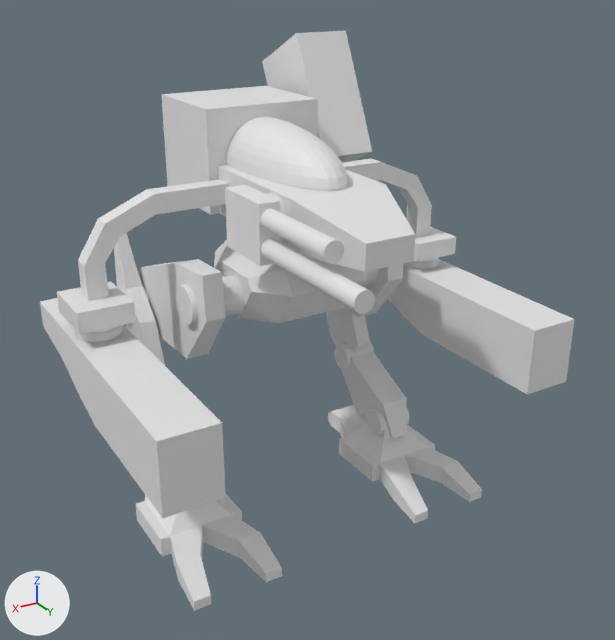
The Blender file Assets/FBX/Mech.blend: old version first, new version second.
Rendered twice from a 50 mm lens placed at (9.86, 17.16, 12.61), pointed at (0.0, 0.74, 4.4). Arrows for +X, +Y and +Z are at lower left; the lights stay in place.

Objects in the first picture: 'Cube', 'Cube.001', 'Cube.002', 'Cube.003', 'Leg01', 'Leg03', 'Leg04', 'Pelvis', 'Sphere', 'WeaponSlot1.L', 'WeaponSlot1.R', 'WeaponVisual', 'WeaponVisual.001', 'WeaponVisual.002', 'WeaponVisual.003'.
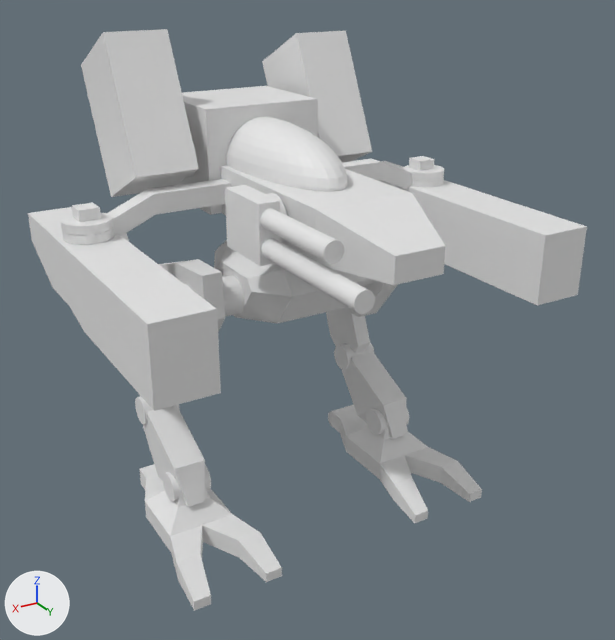
Diff of the bpy script that builds the scene:
```diff
--- a/Assets/FBX/Mech.blend.py
+++ b/Assets/FBX/Mech.blend.py
@@ me_cube_004 @@
 me_cube_004.from_pydata(...)  # 66 vertices, 61 faces; spans x -0.46..2.22, y -3.35..3.35, z -6.2..-3.78
 # used by ob_leg04; location = (-2.38, 0.0, 4.23); rotation_euler = (3.142, 0.0, 0.0), in degrees (180, 0, 0); scale = (-0.849, -0.849, -0.849)
 # verts and faces of me_cube_004; kept vertices keep their numbers, new ones are numbered from 66
+# me_cube_004 part 1
+delete_vertices([56, 57, 58, 61])  # with the faces that use them
+faces += [(0, 1, 5, 4)]
+# me_cube_004 part 2
+delete_vertices([*range(62, 66)])  # with the faces that use them
+faces += [(6, 59, 60, 7)]
@@ me_cube @@
 me_cube.from_pydata(...)  # 24 vertices, 22 faces; spans x -1.0..14.5, y -1.0..1.0, z -1.0..8.8
 # used by ob_cube_002; location = (-4.654, -0.992, 5.519); scale = (0.24, 0.24, 0.24)
 # verts and faces of me_cube; kept vertices keep their numbers, new ones are numbered from 24
+# me_cube part 3
+delete_faces([(0, 2, 6, 4)])
+for new, old in zip([*range(24, 28)], [0, 2, 4, 6]): verts[new] = verts[old] + (0.0, 0.0, 9.2)
+faces += [(0, 24, 26, 4), (24, 25, 27, 26), (2, 6, 27, 25), (0, 2, 25, 24), (4, 26, 27, 6)]
@@ ob_cube_001 @@
 ob_cube_001 = bpy.data.objects.new('Cube.001', me_cube_010)
-ob_cube_001.location = (0.0617, -0.883, 7.006)
+ob_cube_001.location = (0.0, 0.0, 6.995)
 ob_cube_001.scale = (1.21, 2.87, 0.243)
@@ ob_cube_003 @@
-ob_cube_003 = bpy.data.objects.new('Cube.003', me_cube_012)
@@ ob_weaponslot1_l @@
 ob_weaponslot1_l = bpy.data.objects.new('WeaponSlot1.L', me_cube_022)
-ob_weaponslot1_l.location = (-4.687, -0.925, 4.823)
+ob_weaponslot1_l.location = (-4.687, -0.925, 7.138)
 ob_weaponslot1_l.scale = (0.845, 0.701, 0.598)
@@ ob_weaponslot1_r @@
 ob_weaponslot1_r = bpy.data.objects.new('WeaponSlot1.R', me_cube_024)
-ob_weaponslot1_r.location = (4.687, -0.925, 4.823)
+ob_weaponslot1_r.location = (4.687, -0.925, 7.138)
 ob_weaponslot1_r.scale = (0.845, 0.701, 0.598)
@@ ob_weaponvisual_004 @@
+ob_weaponvisual_004 = bpy.data.objects.new('WeaponVisual.004', me_cube_003.copy())  # the mesh of ob_weaponvisual_002
+ob_weaponvisual_004.parent = ob_weapon2_1_001
+ob_weaponvisual_004.location = (-2.68, -3.294, 8.788)
+ob_weaponvisual_004.rotation_euler = (0.0, -2.707, -1.571)  # degrees (0, -155, -90)
+ob_weaponvisual_004.scale = (1.01, 1.33, 0.895)
@@ ob_weapon2_1_001 @@
+ob_weapon2_1_001 = bpy.data.objects.new('Weapon2_1.001', me_cube_011.copy())  # the mesh of ob_weapon2_1
+ob_weapon2_1_001.parent = ob_weaponslot2_r
+ob_weapon2_1_001.location = (1.62, -2.552, 8.001)
+ob_weapon2_1_001.rotation_euler = (-1.571, 2.008, 4.712)  # degrees (-90, 115, 270)
+ob_weapon2_1_001.scale = (0.845, 0.701, 0.598)
@@ ob_weaponslot2_r @@
+ob_weaponslot2_r = bpy.data.objects.new('WeaponSlot2.R', me_cube_031)  # a 32-sided cylinder along z spanning x -0.65..0.65, y -0.79..0.79, z -0.17..0.17; in mat_material (white #e7e7e7)
+ob_weaponslot2_r.parent = ob_turrettop
+ob_weaponslot2_r.location = (1.62, -2.552, 8.001)
+ob_weaponslot2_r.rotation_euler = (-3.142, 1.571, 0.0)  # degrees (-180, 90, 0)
+ob_weaponslot2_r.scale = (0.845, 0.701, 0.598)
```

Changed parts and their boxes (x1, y1, x2, y2) in the pictures (615 x 640 px):
'WeaponVisual.003', moved: before (40, 298, 226, 518); after (28, 207, 221, 411)
'WeaponVisual', moved: before (388, 259, 575, 395); after (378, 161, 587, 306)
'Leg04', reshaped: before (136, 405, 482, 611); after (139, 405, 482, 611)
'WeaponVisual.004', added: after (81, 29, 199, 197)
'Cube.001', moved: before (218, 165, 415, 272); after (220, 165, 445, 285)
'Cube.002', reshaped: before (78, 159, 432, 301); after (72, 156, 434, 236)
'Cube.003', deleted: before (57, 227, 456, 334)
'Weapon1_1.003', moved: before (74, 325, 123, 342); after (62, 227, 114, 245)
'WeaponSlot1.R', moved: before (88, 326, 119, 333); after (61, 212, 113, 235)
'WeaponSlot1.L', moved: before (413, 257, 439, 263); after (403, 165, 444, 181)
'Weapon1_1', moved: before (403, 258, 439, 269); after (412, 177, 444, 187)
'WeaponSlot2.R', added: after (186, 143, 196, 178)
part 1 of me_cube_004, cut back: before (220, 437, 380, 520); after (346, 437, 380, 478)
part 2 of me_cube_004, cut back: before (136, 425, 435, 556); after (145, 502, 171, 552)
part 3 of me_cube, built on: after (72, 156, 434, 222)
'Leg01', unchanged, covered by the edit: before (139, 259, 403, 359); after (159, 259, 397, 332)
'Leg02', unchanged, covered by the edit: before (114, 233, 370, 365); after (122, 233, 370, 395)
